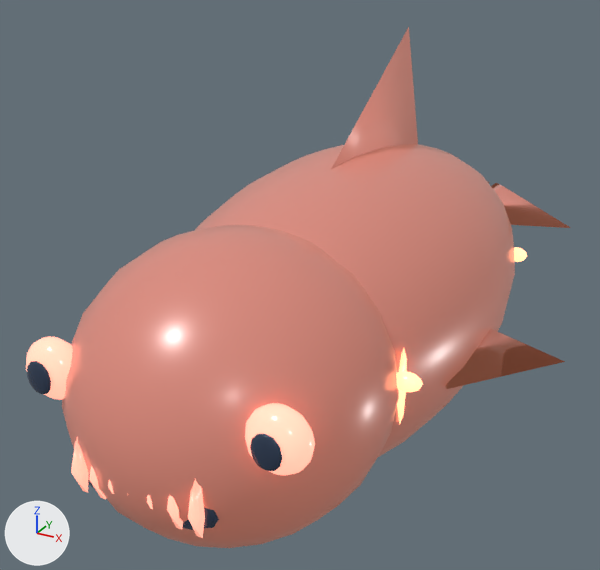
Before and after pictures for a commit that changed the glTF model assets/models/ocean/fish/cinder-hunter.glb.
One viewpoint serves both versions: a 50 mm camera at (1.45, -3.09, 1.52) aimed at (-0.27, 0.04, -0.04). Lighting does not change. The marker at lower left points along +X, +Y and +Z. The picture after the commit comes second. Where no turn or scale is listed for an object, it has been applied to the vertices.

In view in the first picture: 'body', 'dorsal-fin-blade', 'fang-3', 'head', 'pupil-1', 'swim-fin-1-blade', 'tail-lobe-1', 'weak-point-eye--1', 'weak-point-eye-1' and 10 more.
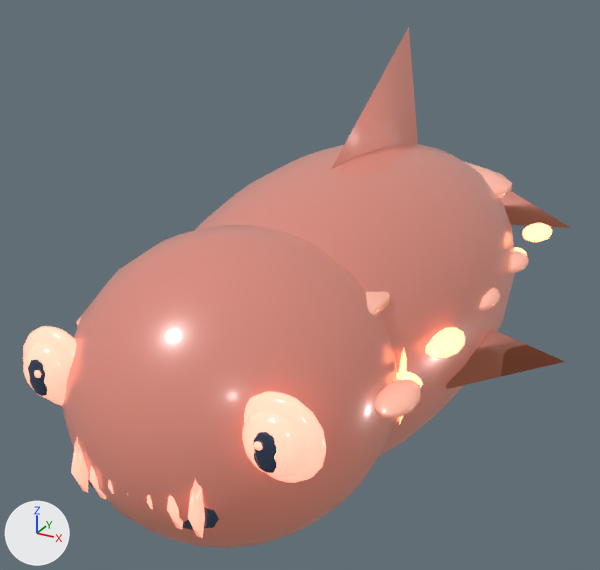
Where the newer file only moved an object's origin or applied its transform, the numbers keep the older frame.

Boxes (x1, y1, x2, y2) around the edits, measured in the pictures (600 x 570 px):
'weak-point-eye-1', moved
    before: (245, 403, 315, 476)
    after: (242, 411, 307, 478)
'eye-glow-1', added
    after: (244, 391, 326, 483)
'weak-point-eye--1', moved
    before: (26, 336, 73, 400)
    after: (23, 342, 70, 401)
'scale-1-0', added
    after: (375, 379, 421, 418)
'eye-glow--1', added
    after: (23, 326, 77, 406)
'scale-1-1', added
    after: (425, 327, 465, 358)
'armor-plate-3', added
    after: (465, 162, 512, 198)
'scale-1-4', added
    after: (522, 223, 552, 242)
'armor-plate-0', added
    after: (366, 291, 390, 315)
'scale-1-3', added
    after: (508, 251, 529, 273)
'scale-1-2', added
    after: (479, 288, 500, 311)
'eye-catchlight-1', added
    after: (254, 441, 263, 451)
'eye-catchlight--1', added
    after: (34, 370, 41, 378)
'scale--1-0', added (mostly hidden)
    after: (76, 315, 82, 327)

What the commit changed:
Material 'cinder-hunter-accent' (mat_cinder_hunter_accent) is new.
Its base color is (0.725, 0.435, 0.365) (beige #ddb0a3).
Its metallic is 0.08.
Its roughness is 0.26.
Its coat weight is 0.46.
Its coat roughness is 0.16.
Its emission color is (0.42, 0.128, 0.0659) (brown #ad6449).
Its emission strength is 1.0.
Mesh me_sphere_126 is new.
It is an icosphere of 80 faces spanning x -0.063..0.063, y -0.114..0.114, z -0.035..0.035.
It uses material mat_cinder_hunter_accent (beige #ddb0a3, glowing brown #ad6449).
Mesh me_sphere_135 is new.
It is an icosphere of 80 faces spanning x -0.063..0.063, y -0.114..0.114, z -0.035..0.035.
It uses material mat_cinder_hunter_biolight (orange #ff966e, glowing orange #ff966e).
Mesh me_sphere_129 is new.
It is an icosphere of 80 faces spanning x -0.063..0.063, y -0.114..0.114, z -0.035..0.035.
It uses material mat_cinder_hunter_biolight (orange #ff966e, glowing orange #ff966e).
Mesh me_sphere_112 is new.
It is a UV sphere (16 segments, 8 rings, poles along z) spanning x -0.145..0.145, y -0.06..0.06, z -0.145..0.145.
It uses material mat_cinder_hunter_eye (pink #ff9b86, glowing pink #ff9b86).
Mesh me_sphere_115 is new.
It is a UV sphere (8 segments, 4 rings, poles along z) spanning x -0.0143..0.0143, y -0.009..0.009, z -0.0143..0.0143.
It uses material mat_cinder_hunter_eye (pink #ff9b86, glowing pink #ff9b86).
Mesh me_sphere_139 is new.
It is a UV sphere (14 segments, 7 rings, poles along z) spanning x -0.459..0.459, y -0.32..0.32, z -0.075..0.075.
It uses material mat_cinder_hunter_accent (beige #ddb0a3, glowing brown #ad6449).
Object 'weak-point-eye-1' (ob_weak_point_eye_1) moves from (0.43, -1.361, 0.16) to (0.43, -1.373, 0.16).
Object 'weak-point-eye--1' (ob_weak_point_eye__1) moves from (-0.43, -1.361, 0.16) to (-0.43, -1.373, 0.16).
Object 'scale--1-0' (ob_scale__1_0) is new; it shows me_sphere_126.
Its location is (-0.616, -0.926, 0.12).
Object 'scale-1-4' (ob_scale_1_4) is new; it shows me_sphere_135.
Its location is (0.616, 0.837, 0.12).
Object 'scale-1-3' (ob_scale_1_3) is new; it shows a copy of me_sphere_126.
Its location is (0.616, 0.396, 0.12).
Object 'scale-1-2' (ob_scale_1_2) is new; it shows a copy of me_sphere_126.
Its location is (0.616, -0.045, 0.12).
Object 'scale-1-1' (ob_scale_1_1) is new; it shows me_sphere_129.
Its location is (0.616, -0.486, 0.12).
Object 'scale-1-0' (ob_scale_1_0) is new; it shows a copy of me_sphere_126.
Its location is (0.616, -0.926, 0.12).
Object 'eye-glow--1' (ob_eye_glow__1) is new; it shows me_sphere_112.
Its location is (-0.43, -1.349, 0.16).
Object 'eye-glow-1' (ob_eye_glow_1) is new; it shows a copy of me_sphere_112.
Its location is (0.43, -1.349, 0.16).
Object 'eye-catchlight--1' (ob_eye_catchlight__1) is new; it shows me_sphere_115.
Its location is (-0.415, -1.45, 0.186).
Object 'eye-catchlight-1' (ob_eye_catchlight_1) is new; it shows a copy of me_sphere_115.
Its location is (0.415, -1.45, 0.186).
Object 'armor-plate-3' (ob_armor_plate_3) is new; it shows me_sphere_139.
Its location is (0.0, 0.807, 0.32).
Object 'armor-plate-0' (ob_armor_plate_0) is new; it shows a copy of me_sphere_139.
Its location is (0.0, -0.717, 0.32).
